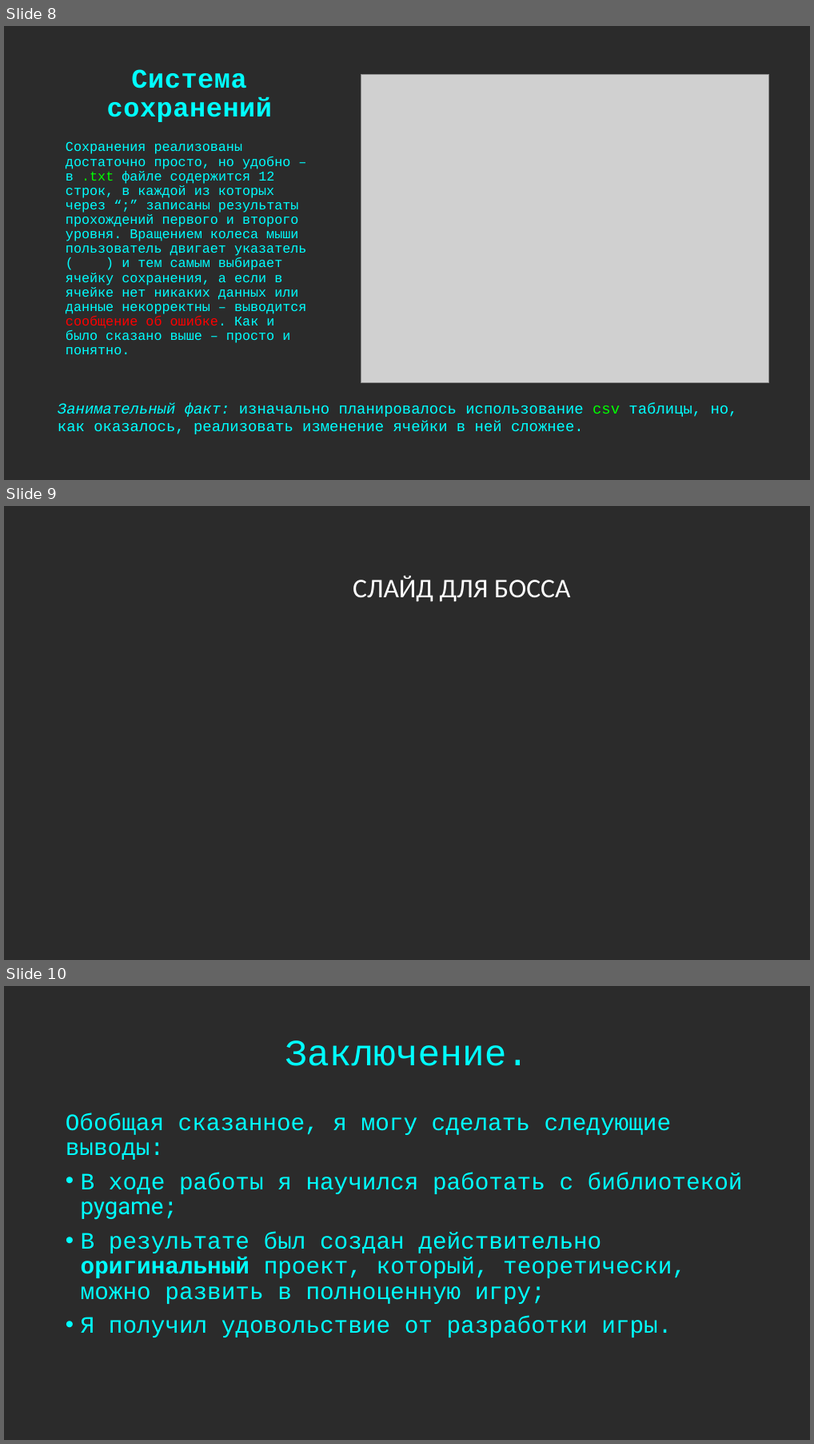
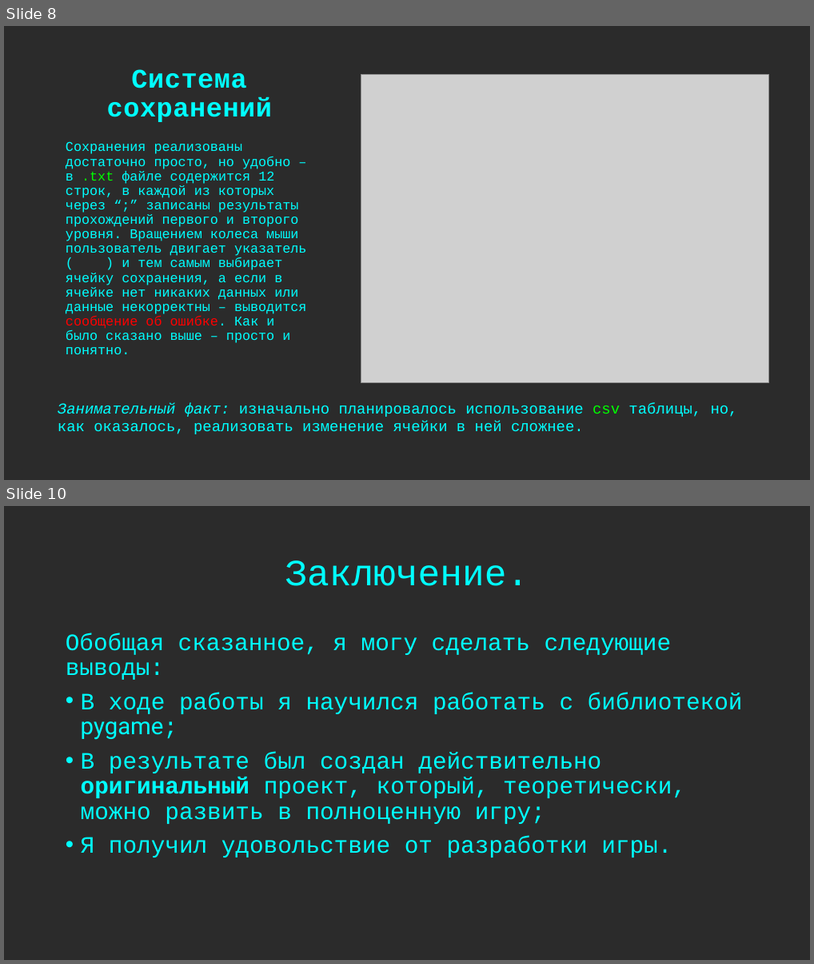
Before and after one commit to UuAcC/I_Wanna_Be_A_Coder, a slide deck: ПРЕЗЕНТАЦИЯ.pptx. Shown one above the other, each under a label of ours: slides 8, 9 and 10 before the commit, slides 8 and 10 after it; the slides between them are not shown. The pictures are 814x1444 and 814x964 pixels, drawn with LibreOffice and Linux fonts; fonts in the diff are those of the drawing; grey boxes stand for pictures; background and template pictures are left out; a plain dark background stands for a picture behind light text. Boxes give left, top, right and bottom in pixels: in the first picture for what was removed or moved away, otherwise in the second. Text is boxed around its words. In the diff, an @@ line names an element or a change of style, - is before the commit and + after.

```diff
--- a/ПРЕЗЕНТАЦИЯ.pptx
+++ b/ПРЕЗЕНТАЦИЯ.pptx
@@ slide 9 removed at [4,506,810,960], background picture (left out) @@
@@ text removed at [353,576,570,602] @@
-СЛАЙД ДЛЯ БОССА
```
Also in this commit, not shown: 1 slide changed, 1 slide added, 4 other files.
